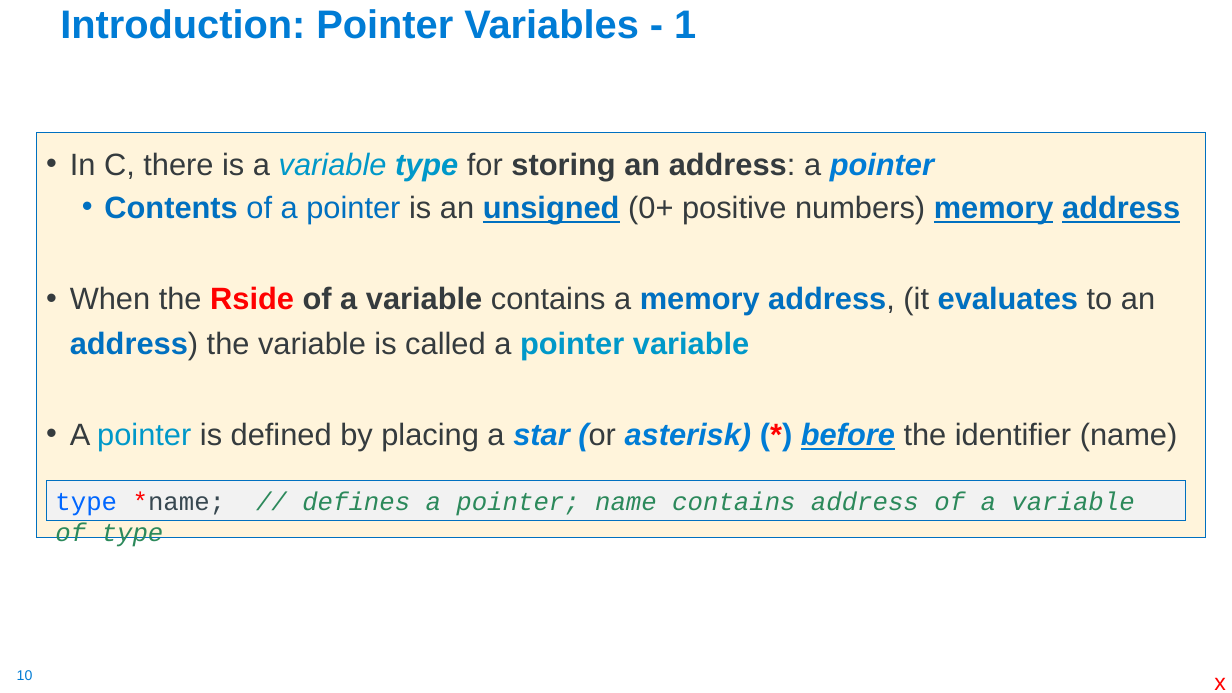
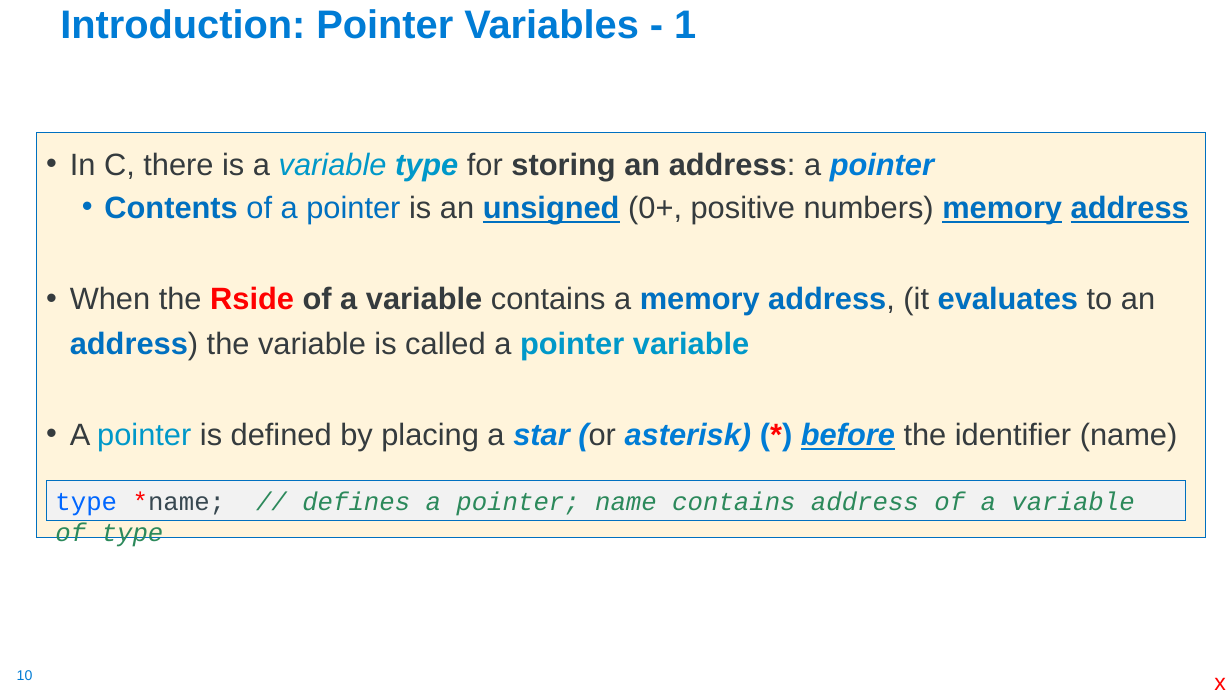
Before and after one commit to cse30-fa22/Muller_CSE30_Lecture_Slides, a slide deck: slide 10 of 03_C_Part2.pptx. Drawn at 1232x693 pixels with LibreOffice and Linux fonts; fonts in the diff are those of the drawing. Boxes give left, top, right and bottom in pixels: in the first picture for what was removed or moved away, otherwise in the second. Text is boxed around its words. In the diff, an @@ line names an element or a change of style, - is before the commit and + after.

```diff
--- a/03_C_Part2.pptx
+++ b/03_C_Part2.pptx
@@ text at (104, 195, 1189, 224): text changed @@
-  • Contents of a pointer is an unsigned (0+ positive numbers) memory address
+  • Contents of a pointer is an unsigned (0+, positive numbers) memory address
```
Also in this commit, not shown: 16 other slides changed, 22 slides added, 3 slides removed, 1 other file.
